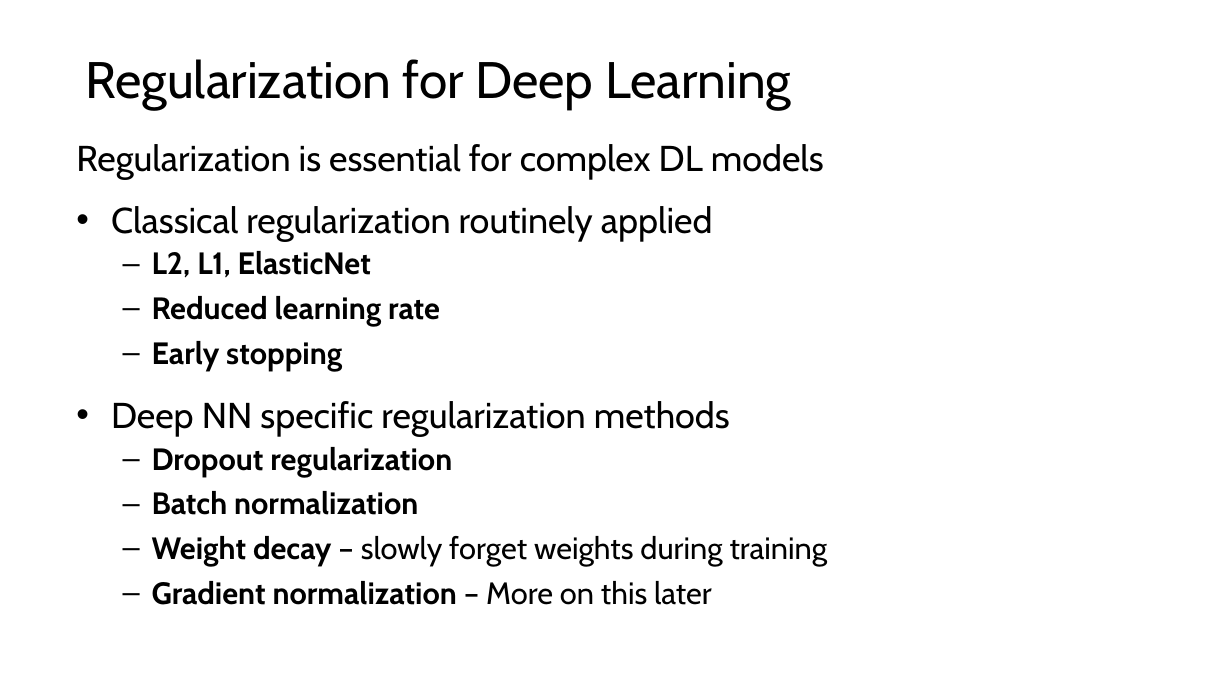
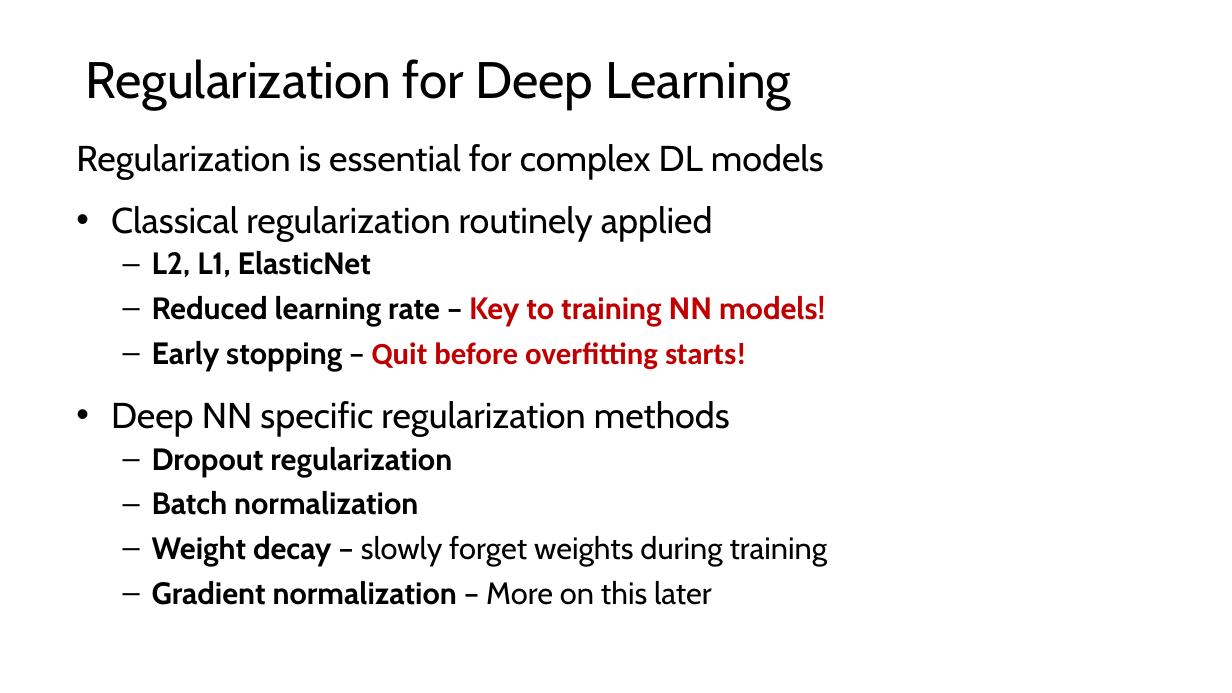
Before and after one commit to StephenElston/CSCI-E25, a slide deck: slide 41 of Slides/5_BuildingBlocksOfDeepLearning.pptx (slide 39 before the commit). Drawn at 1232x693 pixels with LibreOffice and Linux fonts; fonts in the diff are those of the drawing. Boxes give left, top, right and bottom in pixels: in the first picture for what was removed or moved away, otherwise in the second. Text is boxed around its words. In the diff, an @@ line names an element or a change of style, - is before the commit and + after.

```diff
--- a/Slides/5_BuildingBlocksOfDeepLearning.pptx
+++ b/Slides/5_BuildingBlocksOfDeepLearning.pptx
@@ text at [152, 296, 825, 371]: text changed; text colour #000000 to #C00000 @@
-  – Reduced learning rate
-  – Early stopping
+  – Reduced learning rate – Key to training NN models!
+  – Early stopping – Quit before overfitting starts!
```
Also in this commit, not shown: 4 other slides changed, 2 slides added.
